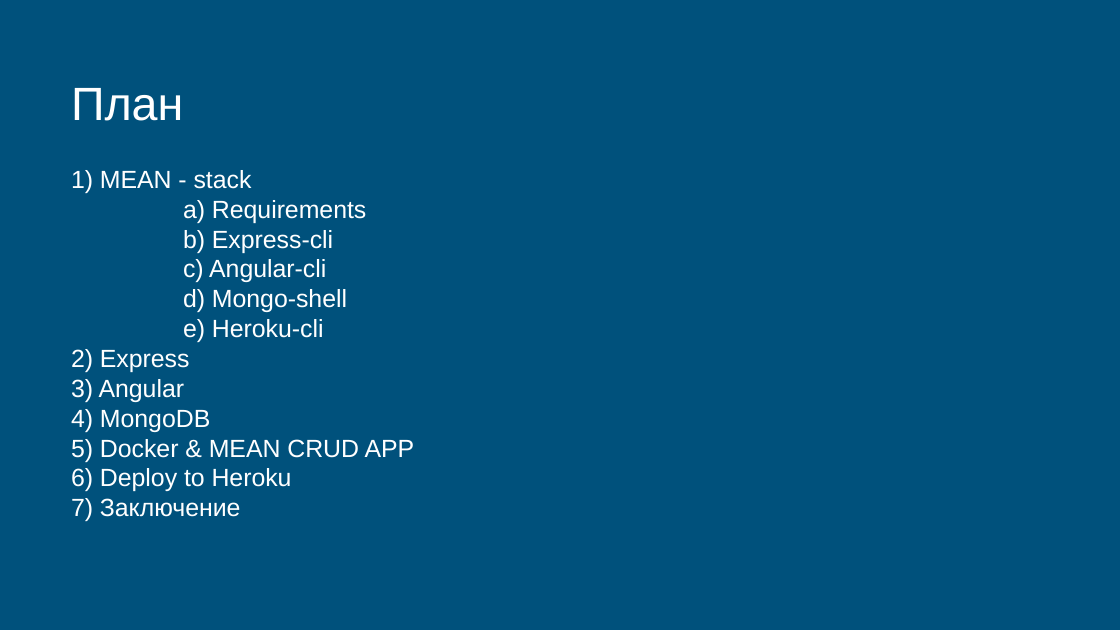
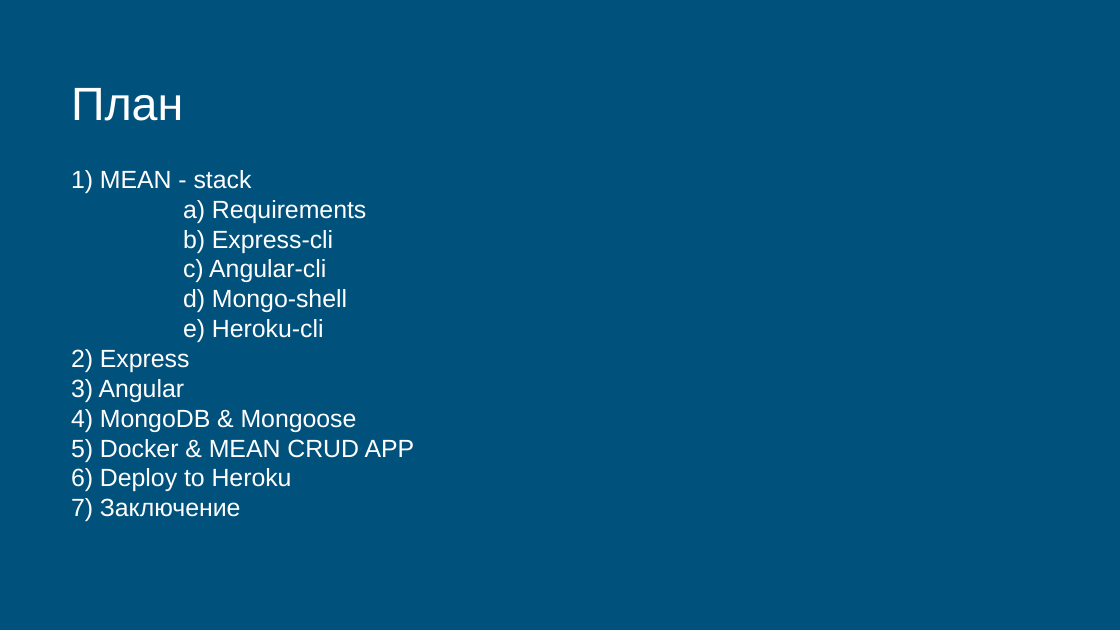
Before and after one commit to keylink/mean-stack, a slide deck: slide 2 of docs/mean.pptx. Drawn at 1120x630 pixels with LibreOffice and Linux fonts; fonts in the diff are those of the drawing. Boxes give left, top, right and bottom in pixels: in the first picture for what was removed or moved away, otherwise in the second. Text is boxed around its words. In the diff, an @@ line names an element or a change of style, - is before the commit and + after.

```diff
--- a/docs/mean.pptx
+++ b/docs/mean.pptx
@@ text at (71,409,357,432): text changed @@
-4) MongoDB
+4) MongoDB & Mongoose
```
Also in this commit, not shown: 1 other slide changed, 19 slides added, 5 slides removed.
